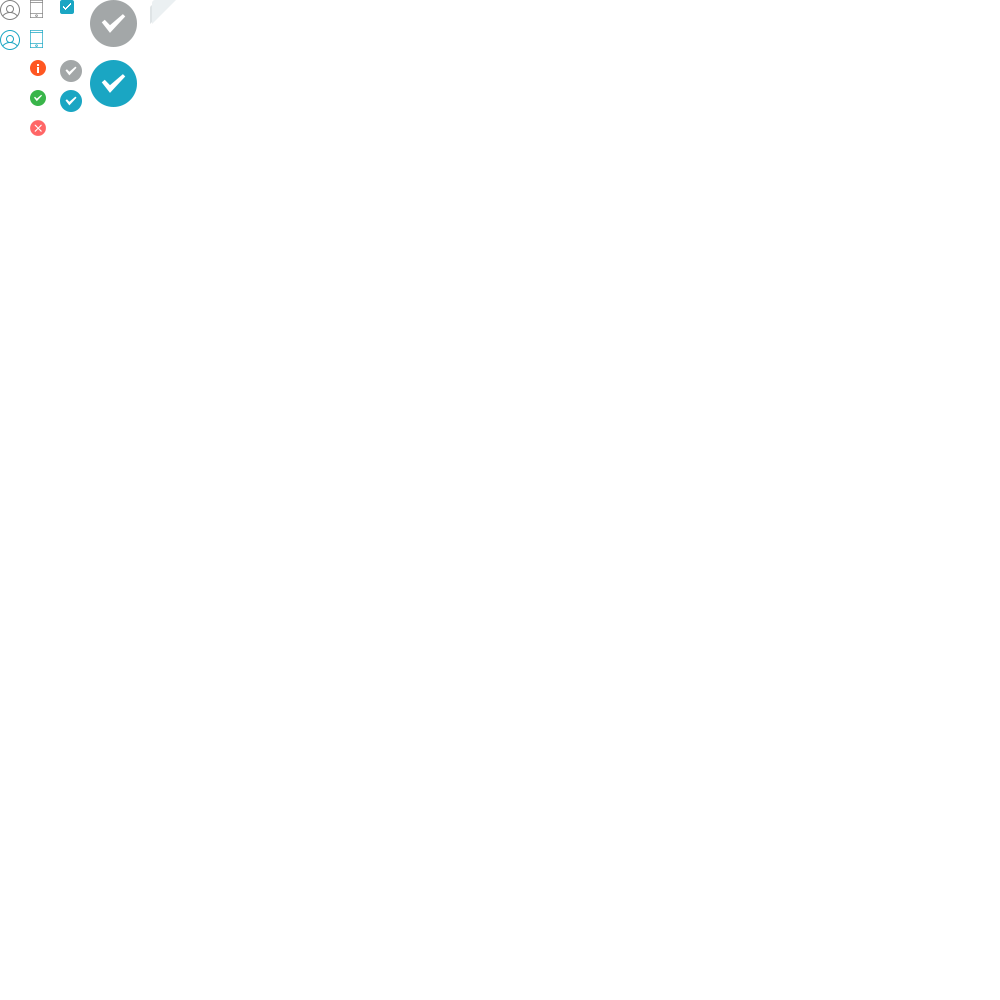
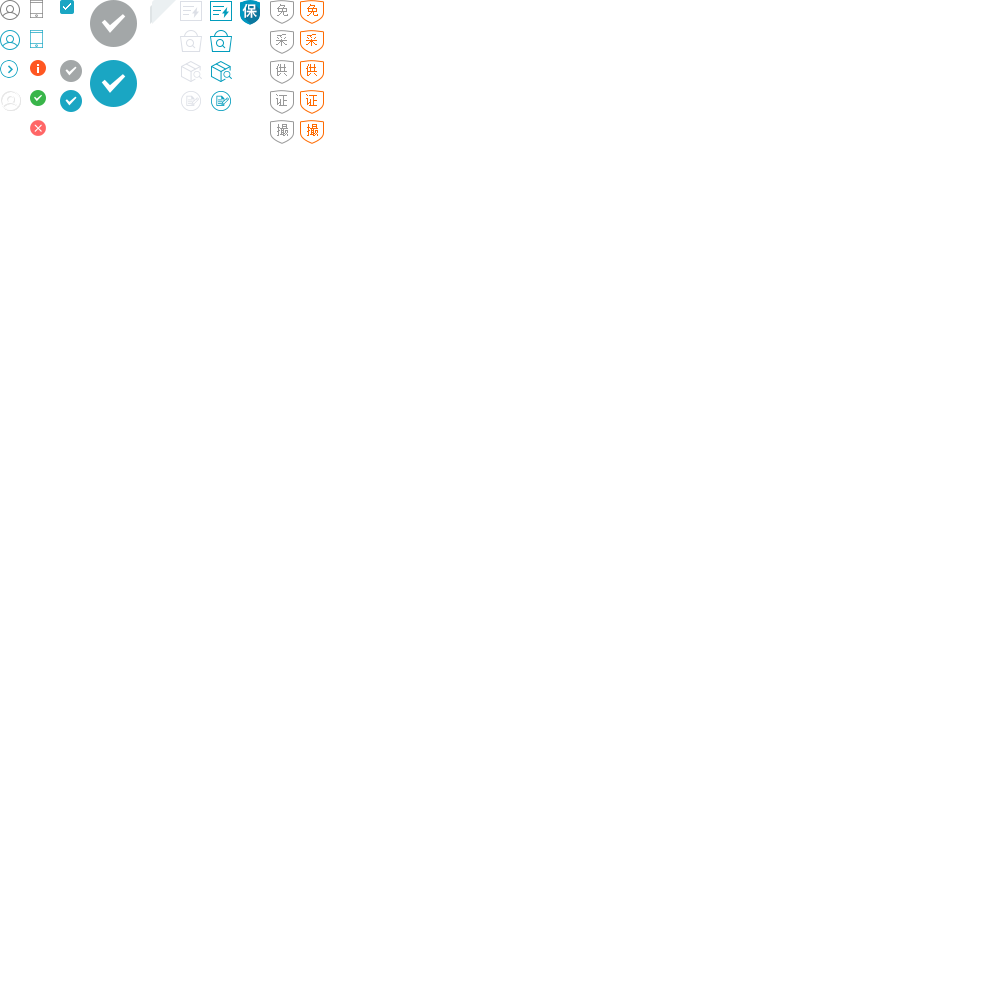
Layer changes from the first 1000×1000 image to the second:
added group "组 7 拷贝" with 15 layers above "组 7" over 300, 0, 324, 144
added group "撮" (1st of 2, in "组 7 拷贝") with 2 layers in group "组 7 拷贝" over 300, 120, 324, 144
added layer "形状 2 拷贝 4" (1st of 2, in "组 7 拷贝" › "撮") in group "撮" over 300, 120, 324, 144
added group "证" (1st of 4, in "组 7 拷贝") with 2 layers in group "组 7 拷贝" over 300, 90, 324, 114
added layer "形状 2 拷贝 3" (1st of 3, in "组 7 拷贝" › "证") in group "证" over 300, 90, 324, 114
added group "供" (1st of 4, in "组 7 拷贝") with 2 layers in group "组 7 拷贝" over 300, 60, 324, 84
added layer "形状 2 拷贝 2" (1st of 3, in "组 7 拷贝" › "供") in group "供" over 300, 60, 324, 84
added group "采" (1st of 4, in "组 7 拷贝") with 2 layers in group "组 7 拷贝" over 300, 30, 324, 54
added layer "形状 2 拷贝" (1st of 3, in "组 7 拷贝" › "采") in group "采" over 300, 30, 324, 54
added group "免" (1st of 4, in "组 7 拷贝") with 2 layers in group "组 7 拷贝" over 300, 0, 324, 24
added layer "形状 2" (1st of 4, in "组 7 拷贝" › "免") in group "免" over 300, 0, 324, 24
added group "组 7" with 15 layers above "图层 4" over 270, 0, 294, 144
added group "撮" (2nd of 2, in "组 7") with 2 layers in group "组 7" over 270, 120, 294, 144
added layer "形状 2 拷贝 4" (2nd of 2, in "组 7" › "撮") in group "撮" over 270, 120, 294, 144
added group "证" (3rd of 4, in "组 7") with 2 layers in group "组 7" over 270, 90, 294, 114
added layer "形状 2 拷贝 3" (2nd of 3, in "组 7" › "证") in group "证" over 270, 90, 294, 114
added group "供" (3rd of 4, in "组 7") with 2 layers in group "组 7" over 270, 60, 294, 84
added layer "形状 2 拷贝 2" (2nd of 3, in "组 7" › "供") in group "供" over 270, 60, 294, 84
added group "采" (3rd of 4, in "组 7") with 2 layers in group "组 7" over 270, 30, 294, 54
added layer "形状 2 拷贝" (2nd of 3, in "组 7" › "采") in group "采" over 270, 30, 294, 54
added group "组 1 拷贝" with 4 layers above "组 1" over 210, 1, 232, 111
added group "组 1" with 4 layers above "小勾" over 180, 1, 202, 111
…and 23 more changes (23 added)
